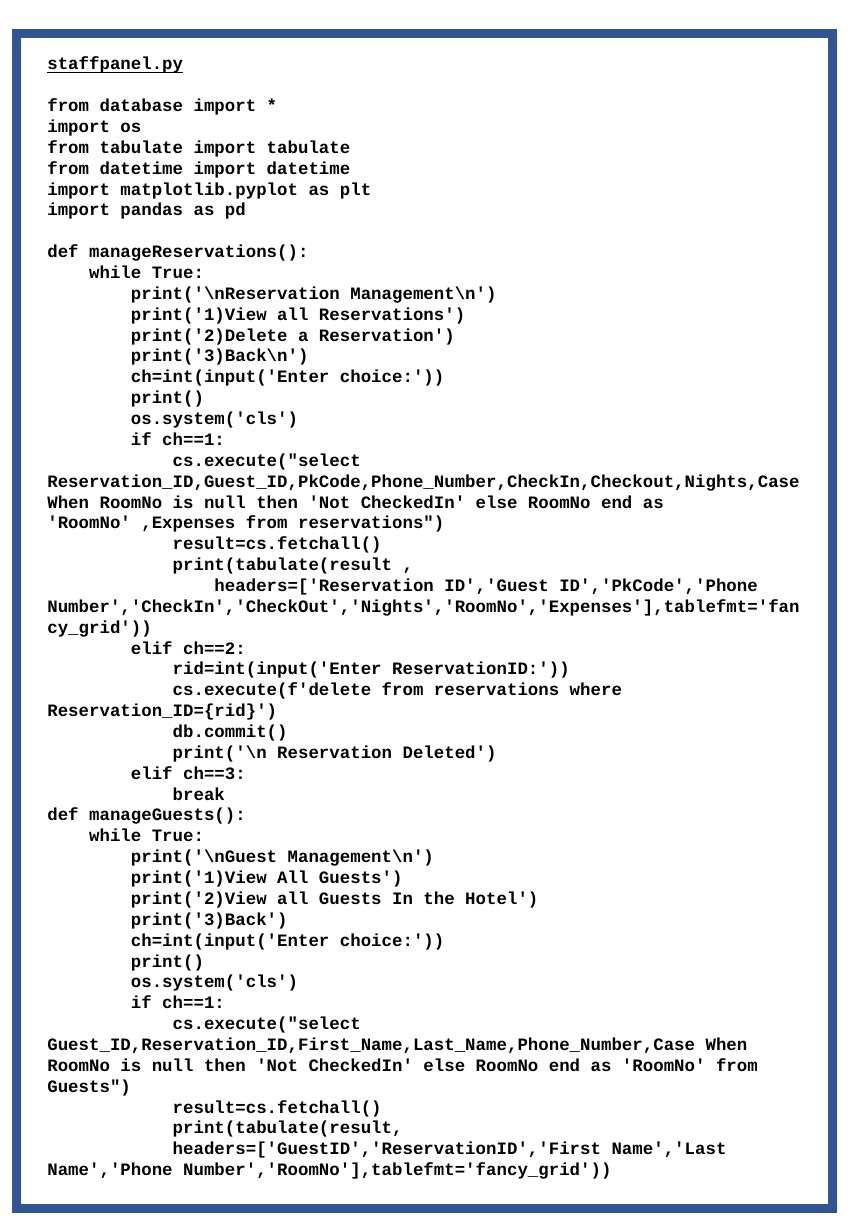
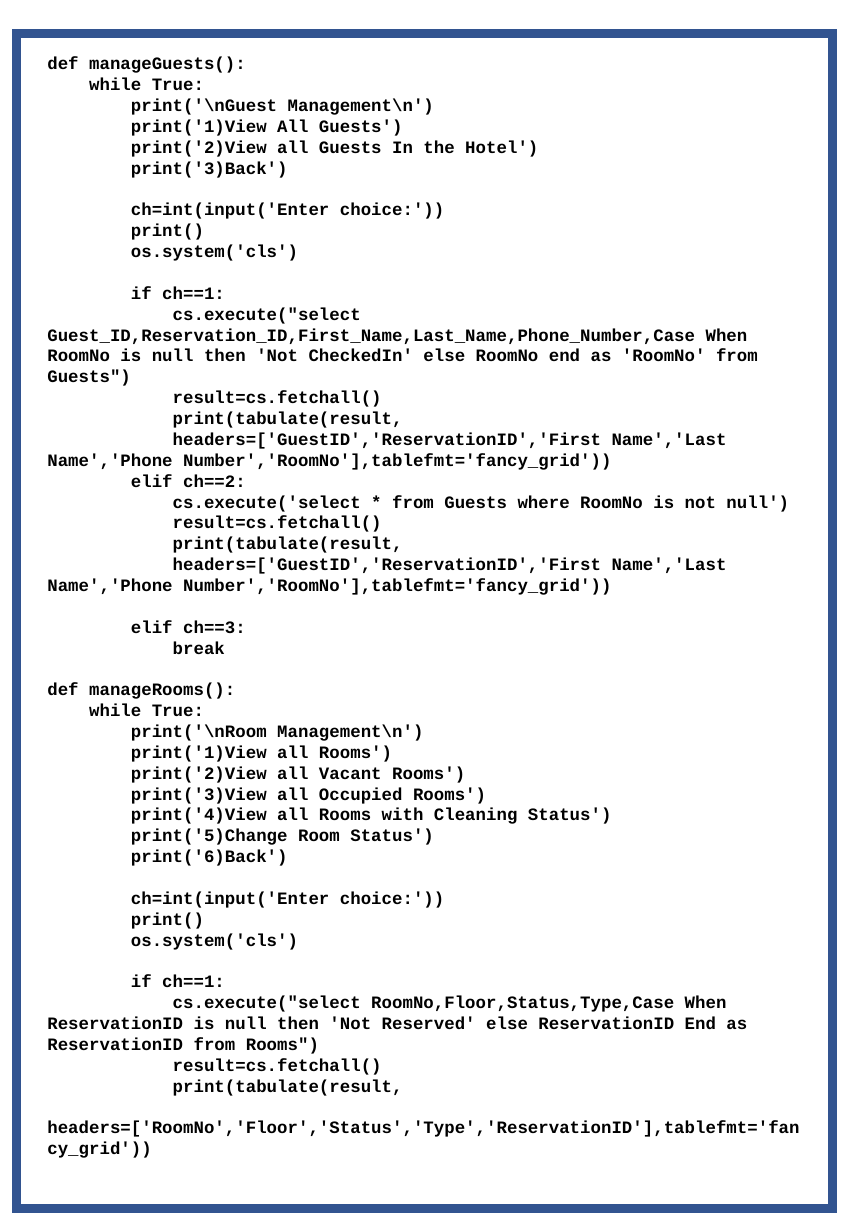
Before and after one commit to Agentgilspy/Hotel, a slide deck: slide 20 of Computer Project.pptx (slide 19 before the commit). Drawn at 853x1232 pixels with LibreOffice and Linux fonts; fonts in the diff are those of the drawing. Boxes give left, top, right and bottom in pixels: in the first picture for what was removed or moved away, otherwise in the second. Text is boxed around its words. In the diff, an @@ line names an element or a change of style, - is before the commit and + after.

```diff
--- a/Computer Project.pptx
+++ b/Computer Project.pptx
@@ text at (47, 57, 799, 800): paragraphs removed @@
-staffpanel.py
-from database import *
-import os
-from tabulate import tabulate
-from datetime import datetime
-import matplotlib.pyplot as plt
-import pandas as pd
-def manageReservations():
-while True:
-print('\nReservation Management\n')
-print('1)View all Reservations')
-print('2)Delete a Reservation')
-print('3)Back\n')
-ch=int(input('Enter choice:'))
-print()
-os.system('cls')
-if ch==1:
-cs.execute("select Reservation_ID,Guest_ID,PkCode,Phone_Number,CheckIn,Checkout,Nights,Case When RoomNo is null then 'Not CheckedIn' else RoomNo end as 'RoomNo' ,Expenses from reservations")
-result=cs.fetchall()
-print(tabulate(result ,
-headers=['Reservation ID','Guest ID','PkCode','Phone Number','CheckIn','CheckOut','Nights','RoomNo','Expenses'],tablefmt='fancy_grid'))
-elif ch==2:
-rid=int(input('Enter ReservationID:'))
-cs.execute(f'delete from reservations where Reservation_ID={rid}')
-db.commit()
-print('\n Reservation Deleted')
-elif ch==3:
-break
@@ text at (47, 475, 799, 1158): paragraphs added @@
+elif ch==2:
+cs.execute('select * from Guests where RoomNo is not null')
+result=cs.fetchall()
+print(tabulate(result,
+headers=['GuestID','ReservationID','First Name','Last Name','Phone Number','RoomNo'],tablefmt='fancy_grid'))
+elif ch==3:
+break
+def manageRooms():
+while True:
+print('\nRoom Management\n')
+print('1)View all Rooms')
+print('2)View all Vacant Rooms')
+print('3)View all Occupied Rooms')
+print('4)View all Rooms with Cleaning Status')
+print('5)Change Room Status')
+print('6)Back')
+ch=int(input('Enter choice:'))
+print()
+os.system('cls')
+if ch==1:
+cs.execute("select RoomNo,Floor,Status,Type,Case When ReservationID is null then 'Not Reserved' else ReservationID End as ReservationID from Rooms")
+result=cs.fetchall()
+print(tabulate(result,
+headers=['RoomNo','Floor','Status','Type','ReservationID'],tablefmt='fancy_grid'))
```
Also in this commit, not shown: 8 other slides changed, 2 slides added, 3 slides removed.
